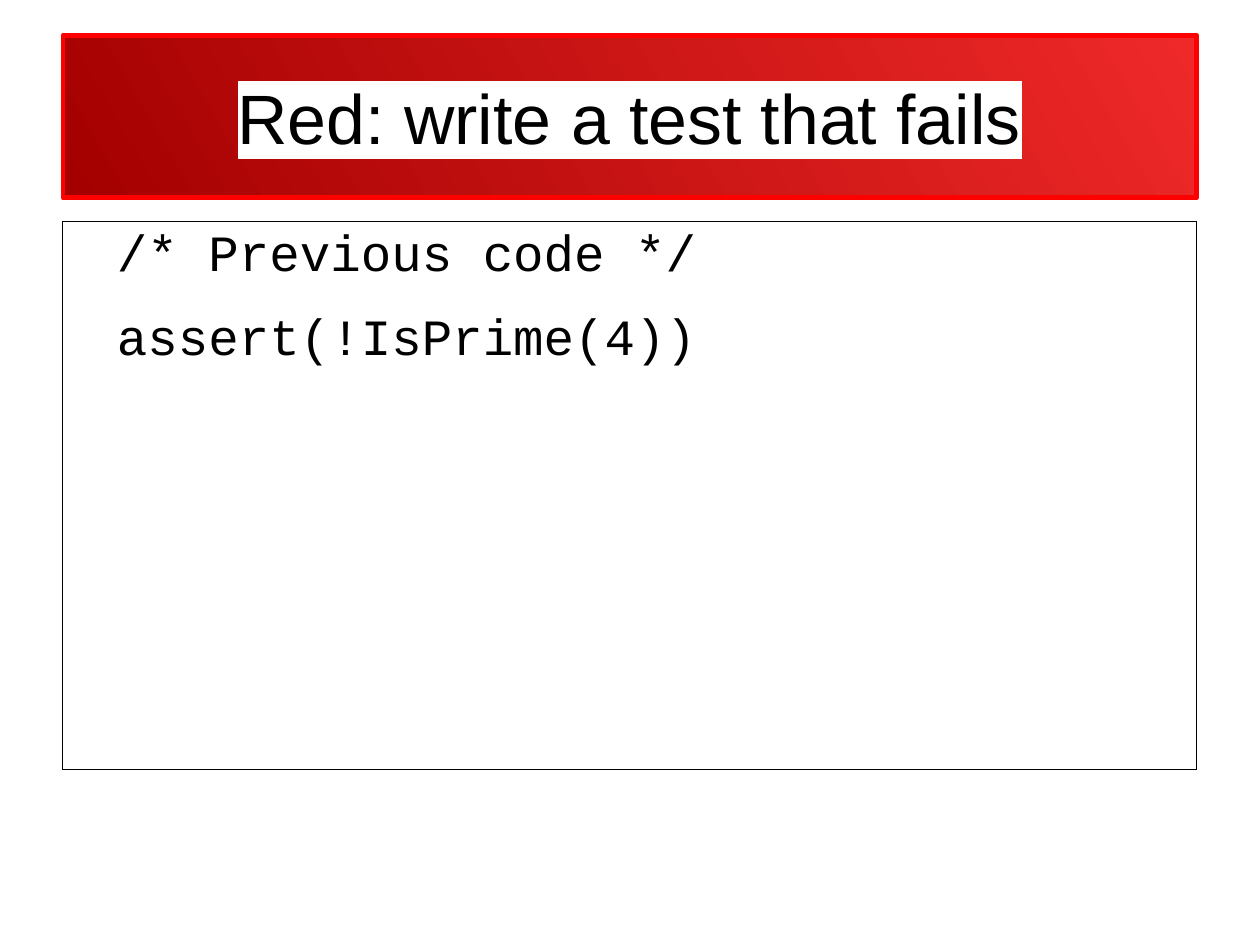
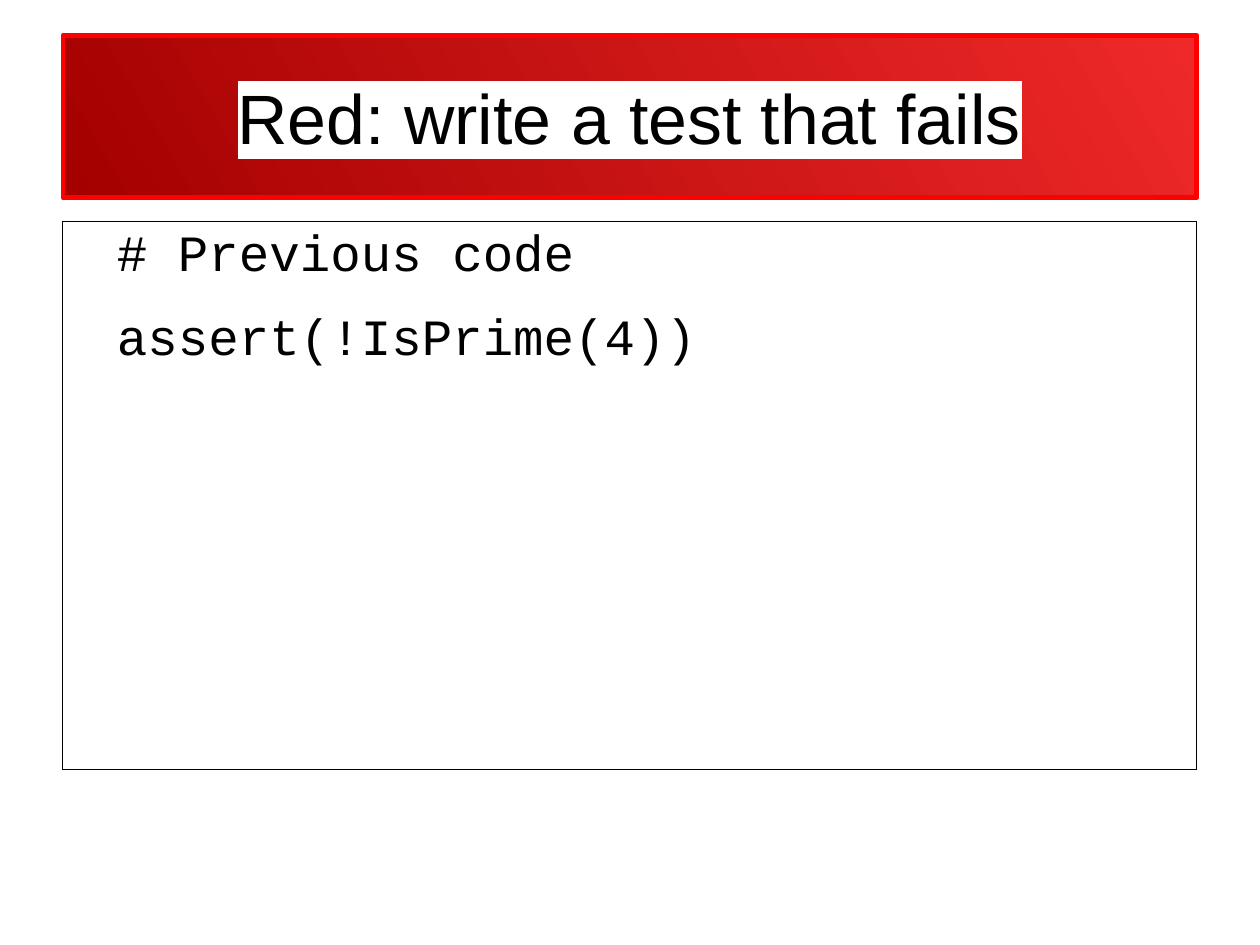
Before and after one commit to richelbilderbeek/CppPresentations, a slide deck: slide 48 of TestDrivenDevelopment/TestDrivenDevelopment.odp. Drawn at 1260x945 pixels with LibreOffice and Linux fonts; fonts in the diff are those of the drawing. Boxes give left, top, right and bottom in pixels: in the first picture for what was removed or moved away, otherwise in the second. Text is boxed around its words. In the diff, an @@ line names an element or a change of style, - is before the commit and + after.

```diff
--- a/TestDrivenDevelopment/TestDrivenDevelopment.odp
+++ b/TestDrivenDevelopment/TestDrivenDevelopment.odp
@@ text at box(178, 235, 574, 272): text changed @@
-/* Previous code */
+# Previous code
```
Also in this commit, not shown: 14 other slides changed, 1 slide removed, 4 other files.
